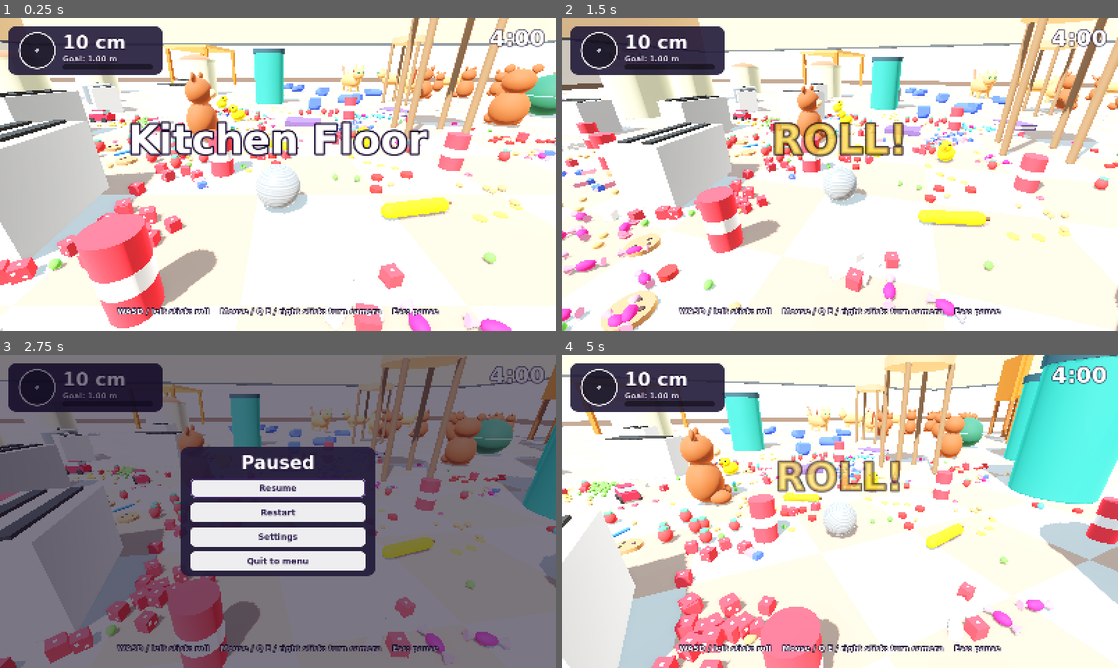
Above: before the commit, frames 1-4 (two rows, left to right).
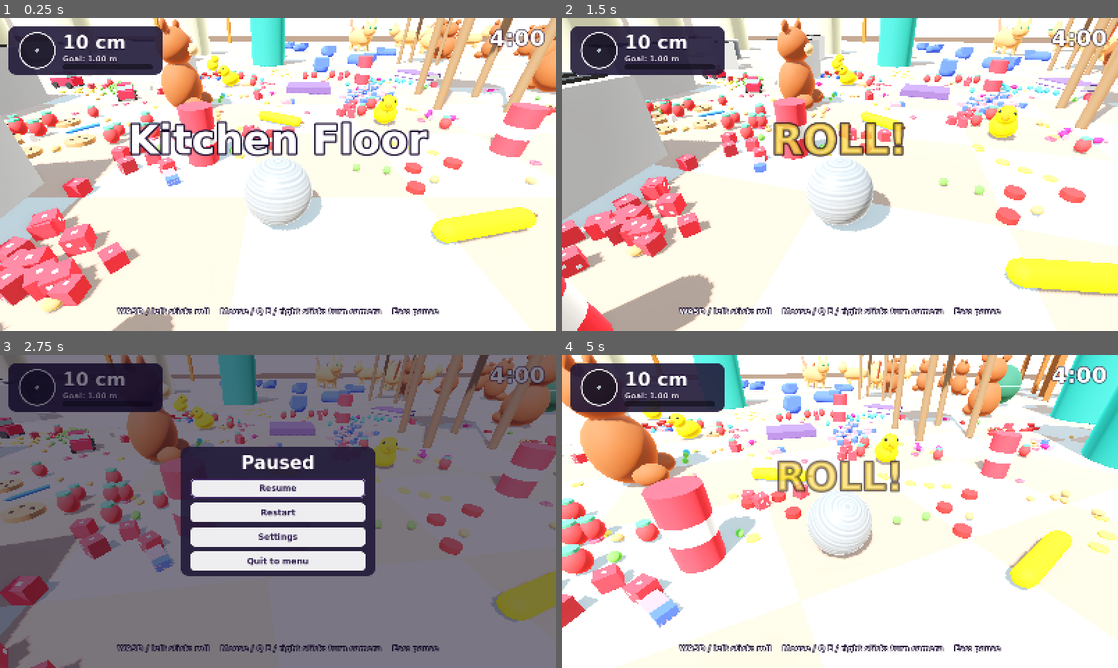
Above: after the commit, the same moments.

Repository: SubToFeralsloth11/tacky-tumble
Game: Godot game, scene res://scenes/level.tscn
Two runs of this game, one before a commit and one after it. Both use one fixed random seed, a clock stepped at 60 frames per second and the inputs below. This scene is started directly instead of the project's main scene.
Inputs (mouse positions are in pixels of both pictures, inside the frame that each line leads up to):
- Up to frame 1 (0.25 s): no input
- Up to frame 2 (1.5 s): move the mouse to (867, 174) at 0.52 s; hold W (move_forward) from 0.53 s (still down); tap Q (cam_left) at 0.6 s; click (867, 174) at 0.67 s; move the mouse to (812, 174) at 1.27 s; tap E (cam_right) at 1.35 s
- Up to frame 3 (2.75 s): keep holding W (move_forward); move the mouse to (289, 505) at 2.02 s; tap P at 2.1 s
- Up to frame 4 (5 s): release W (move_forward) at 2.75 s; click "Restart" at 2.75 s; move the mouse to (834, 517) at 3.52 s; hold W (move_forward) from 3.53 s (still down); tap Q (cam_left) at 3.6 s; click (834, 517) at 3.67 s; move the mouse to (878, 514) at 4.27 s; tap E (cam_right) at 4.35 s

The runs differ from the first frame. In frame 1, 42% of the frame differs, in the area x 0-100%, y 0-100%; in frame 2, 46%; in frame 3, 36%; in frame 4, 50%.

Commit message:
Add export presets, README, store copy; polish settings UI and camera

Diff:
--- a/project.godot
+++ b/project.godot
@@ -30,3 +30,4 @@
 [rendering]
 
 anti_aliasing/quality/msaa_3d=2
+textures/vram_compression/import_etc2_astc=true
--- a/scripts/game.gd
+++ b/scripts/game.gd
@@ -303,17 +303,22 @@
 	t.set_color("font_color", "Label", Color(1, 1, 1))
 	t.set_color("font_outline_color", "Label", Color(0.12, 0.06, 0.2))
 	t.set_constant("outline_size", "Label", 8)
-	t.set_color("font_color", "CheckButton", Color(1, 1, 1))
-	t.set_color("font_hover_color", "CheckButton", Color(1, 0.87, 0.35))
-	t.set_color("font_focus_color", "CheckButton", Color(1, 0.87, 0.35))
+	var check_bg := _box(Color(1, 1, 1, 0.06), 12)
+	var check_hover := _box(Color(1, 1, 1, 0.16), 12)
+	for style in [["normal", check_bg], ["pressed", check_bg], ["hover", check_hover], ["hover_pressed", check_hover], ["focus", check_hover]]:
+		t.set_stylebox(style[0], "CheckButton", style[1])
+	for c in ["font_color", "font_pressed_color"]:
+		t.set_color(c, "CheckButton", Color(1, 1, 1))
+	for c in ["font_hover_color", "font_focus_color", "font_hover_pressed_color"]:
+		t.set_color(c, "CheckButton", Color(1, 0.87, 0.35))
 
 	var bar_bg := _box(Color(0, 0, 0, 0.45), 10, 0)
 	var bar_fill := _box(Color(1.0, 0.49, 0.71), 10, 0)
 	t.set_stylebox("background", "ProgressBar", bar_bg)
 	t.set_stylebox("fill", "ProgressBar", bar_fill)
-	t.set_stylebox("slider", "HSlider", _box(Color(1, 1, 1, 0.3), 6, 0))
-	t.set_stylebox("grabber_area", "HSlider", _box(Color(1.0, 0.49, 0.71), 6, 0))
-	t.set_stylebox("grabber_area_highlight", "HSlider", _box(Color(1.0, 0.87, 0.35), 6, 0))
+	t.set_stylebox("slider", "HSlider", _box(Color(1, 1, 1, 0.3), 6, 8))
+	t.set_stylebox("grabber_area", "HSlider", _box(Color(1.0, 0.49, 0.71), 6, 8))
+	t.set_stylebox("grabber_area_highlight", "HSlider", _box(Color(1.0, 0.87, 0.35), 6, 8))
 	_theme = t
 	return t
 
--- a/scripts/hud.gd
+++ b/scripts/hud.gd
@@ -168,8 +168,10 @@
 func add_feed(text: String, color: Color = Color(1, 0.95, 0.6)) -> void:
 	var l := _label(_feed, text, 28)
 	l.modulate = color
-	if _feed.get_child_count() > 6:
-		_feed.get_child(0).queue_free()
+	while _feed.get_child_count() > 6:
+		var oldest := _feed.get_child(0)
+		_feed.remove_child(oldest)
+		oldest.queue_free()
 	var tw := l.create_tween()
 	tw.tween_interval(1.6)
 	tw.tween_property(l, "modulate:a", 0.0, 0.6)
--- a/scripts/level.gd
+++ b/scripts/level.gd
@@ -80,7 +80,7 @@
 		_time_left -= delta
 		_elapsed += delta
 		if Game.autotest and int(_elapsed / 20.0) != int((_elapsed - delta) / 20.0):
-			print("AUTOTEST t=%.0f size_cm=%.1f pos=%s pickable=%d/%d" % [_elapsed, _size_cm(), ball.global_position, _next_pickable, _sorted.size()])
+			print("AUTOTEST t=%.0f size_cm=%.1f fps=%d pickable=%d/%d" % [_elapsed, _size_cm(), Engine.get_frames_per_second(), _next_pickable, _sorted.size()])
 		if _size_cm() >= float(def.goal_d):
 			_finish(true)
 		elif _time_left <= 0.0:
@@ -498,8 +498,8 @@
 	add_child(_cam_pivot)
 	_spring = SpringArm3D.new()
 	_spring.collision_mask = 1
-	_spring.rotation_degrees.x = -24.0
-	_spring.spring_length = ball.radius * 7.0
+	_spring.rotation_degrees.x = -32.0
+	_spring.spring_length = ball.radius * 6.5
 	_cam_pivot.add_child(_spring)
 	_camera = Camera3D.new()
 	_camera.fov = 68.0
@@ -518,7 +518,7 @@
 	_cam_pivot.position = _cam_pivot.position.lerp(target, 1.0 - exp(-12.0 * delta))
 	_cam_pivot.rotation.y = _cam_yaw
 	ball.cam_yaw = _cam_yaw
-	_spring.spring_length = lerpf(_spring.spring_length, r * 7.0 + 3.0 * unit * 10.0, 1.0 - exp(-3.0 * delta))
+	_spring.spring_length = lerpf(_spring.spring_length, r * 6.5, 1.0 - exp(-3.0 * delta))
 	_spring.margin = r * 0.3
 	_camera.near = maxf(r * 0.04, 0.01)
 	_camera.far = half * 8.0
--- a/scripts/menu.gd
+++ b/scripts/menu.gd
@@ -132,8 +132,7 @@
 		_menu_button(main, "Quit", func() -> void: get_tree().quit())
 
 	var settings := SettingsPanel.new()
-	settings.set_anchors_and_offsets_preset(Control.PRESET_CENTER_LEFT)
-	settings.position = Vector2(80, 180)
+	settings.position = Vector2(90, 90)
 	settings.closed.connect(func() -> void: _show("main"))
 	_ui.add_child(settings)
 	_panels.settings = settings
Not shown, added: export_presets.cfg
Not shown, added: README.md
Not shown, changed: progress.html
Not shown, added: store/store_page.md
